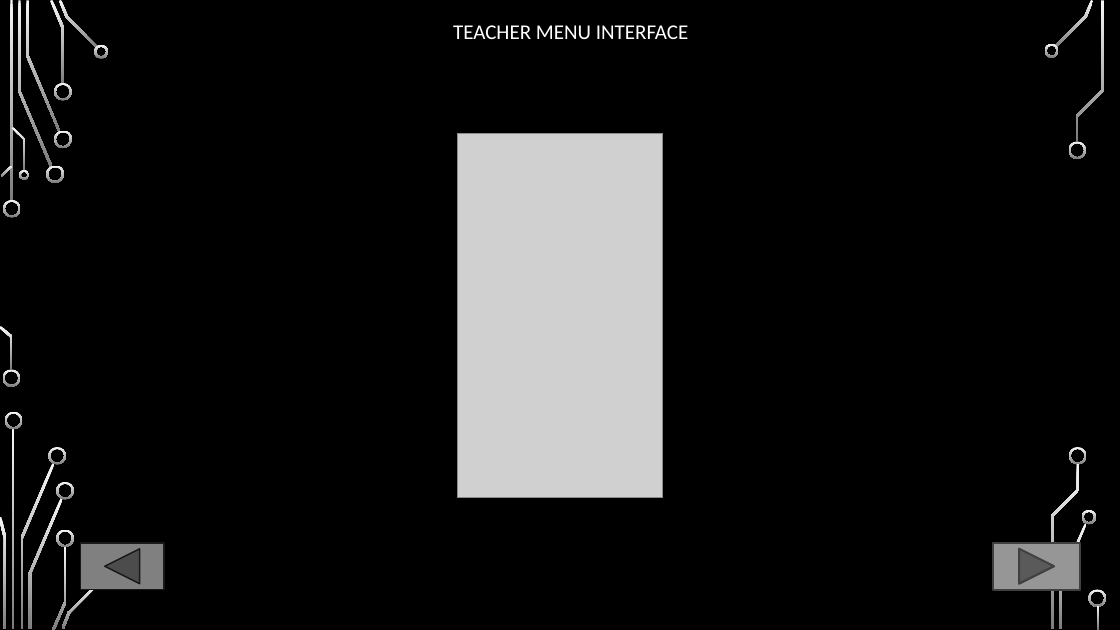
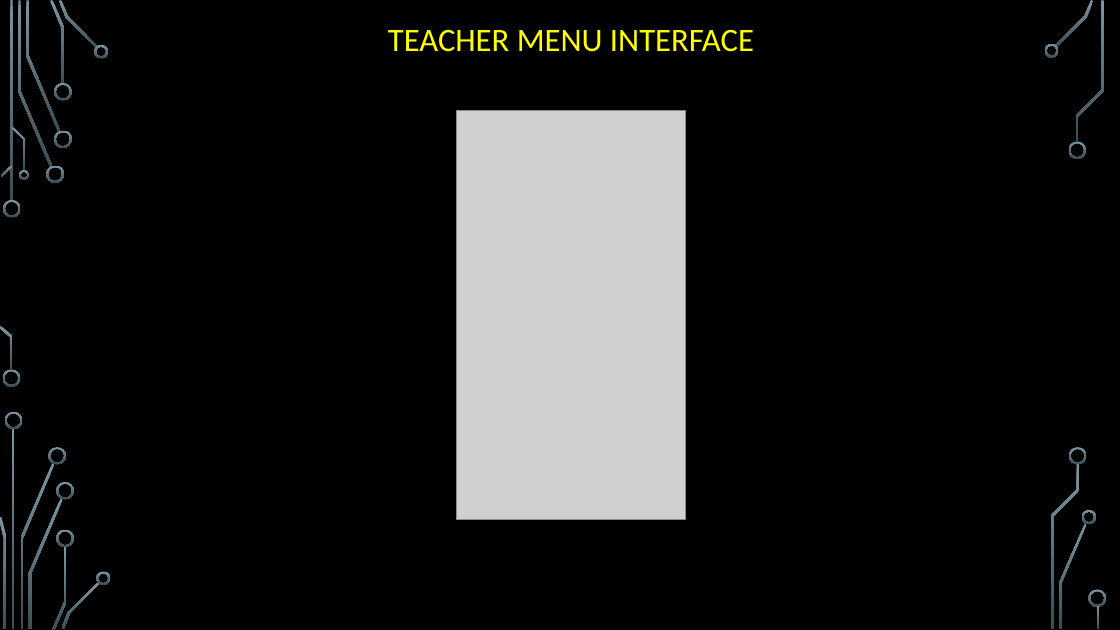
Before and after one commit to FarissAdnann/FYPGROUP2, a slide deck: slide 4 of Interface/INTERFACE.pptx (slide 5 before the commit). Drawn at 1120x630 pixels with LibreOffice and Linux fonts; fonts in the diff are those of the drawing; grey boxes stand for pictures; background and template pictures are left out. Boxes give left, top, right and bottom in pixels: in the first picture for what was removed or moved away, otherwise in the second. Text is boxed around its words. In the diff, an @@ line names an element or a change of style, - is before the commit and + after.

```diff
--- a/Interface/INTERFACE.pptx
+++ b/Interface/INTERFACE.pptx
@@ fill gradient #F8F8F8 to #7C7C7C to gradient #7C96A3 to #3B4C54 in 36 elements at box(3, 200, 21, 218), box(3, 370, 20, 387), box(18, 1, 52, 167), box(46, 166, 64, 183), box(26, 1, 60, 132), box(50, 0, 65, 84), box(54, 130, 71, 148), box(54, 83, 71, 101), box(59, 0, 97, 49), box(94, 45, 109, 58), box(1, 166, 13, 177), box(0, 326, 13, 371), box(12, 127, 25, 171), box(18, 170, 29, 180), box(13, 429, 15, 629), box(20, 463, 54, 628), box(5, 412, 23, 429), box(0, 517, 6, 628), box(49, 447, 66, 465), box(29, 498, 63, 629), box(52, 546, 66, 630), box(56, 482, 74, 500), box(56, 529, 74, 547), box(61, 581, 100, 629), box(97, 571, 111, 585), box(1055, 0, 1094, 47), box(1044, 44, 1059, 58), box(1069, 141, 1086, 159), box(1060, 523, 1087, 629), box(1082, 510, 1096, 524), box(1076, 1, 1104, 143), box(1070, 447, 1087, 465), box(1051, 464, 1080, 629), box(1089, 590, 1107, 607), box(1097, 606, 1100, 629), box(10, 1, 13, 202) @@
@@ text "TEACHER MENU INTERFACE" at box(388, 29, 754, 52): size 18 to 28 pt, text colour #FFFFFF to #FFFF00 @@
@@ picture: place and size @@
-picture at box(457, 133, 663, 497)
+picture at box(456, 110, 686, 520)
@@ action button back previous removed at box(81, 543, 164, 590) @@
@@ action button forward next removed at box(994, 543, 1081, 590) @@
```
Also in this commit, not shown: 11 other slides changed, 1 slide added, 1 slide removed, 6 other files.
